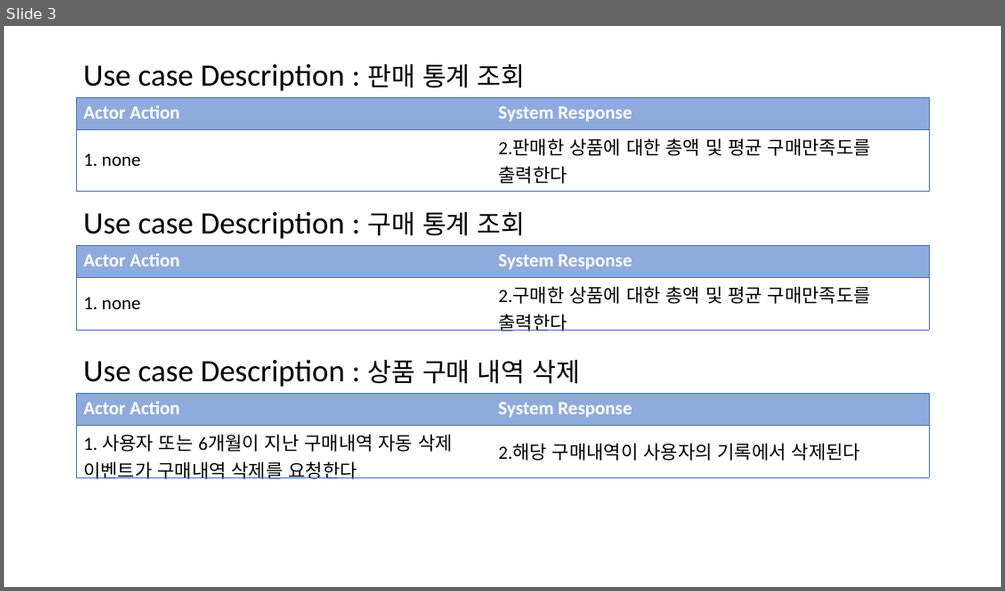
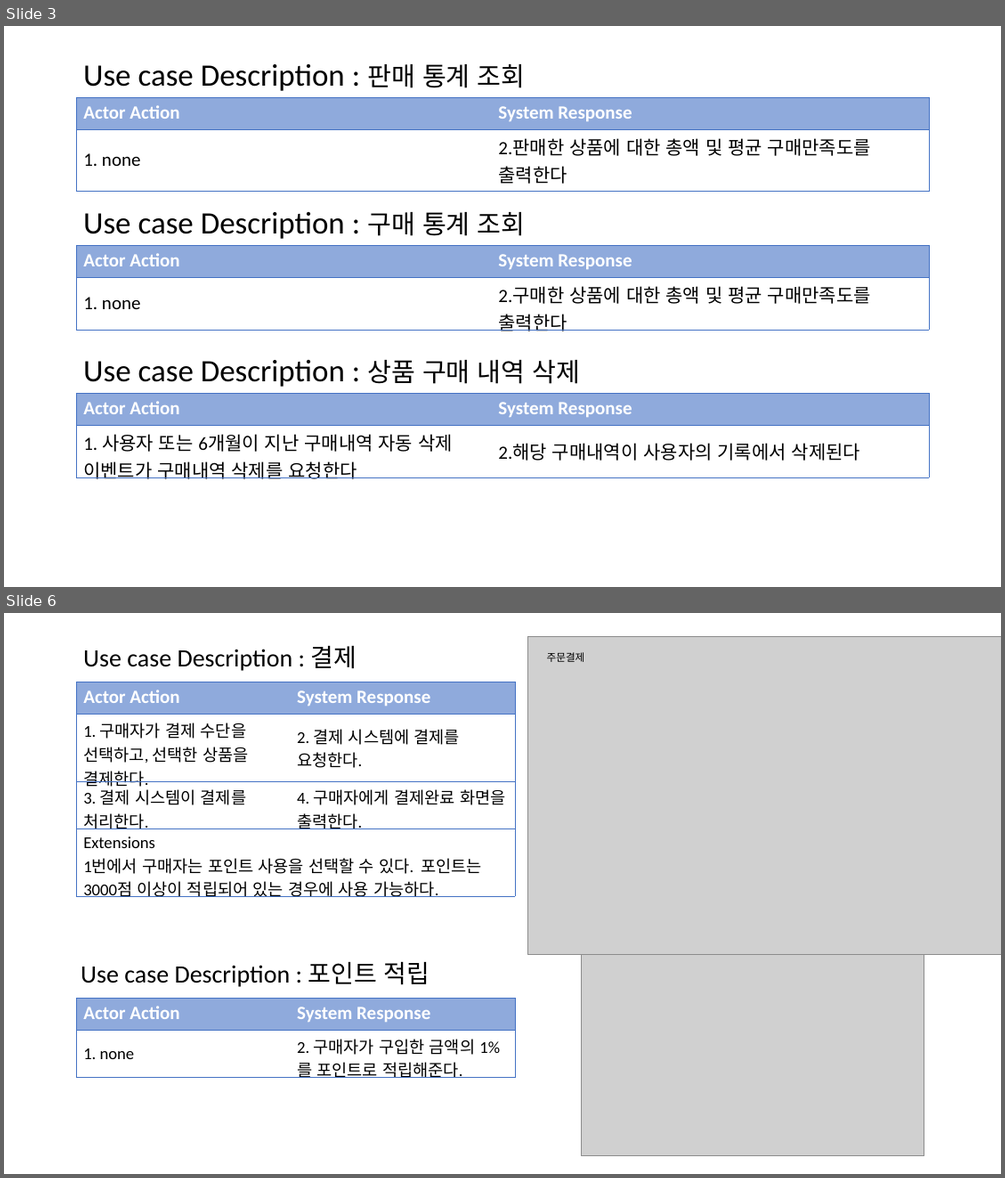
Before and after one commit to bbangnambong/RequirementCapturing, a slide deck: Use case Description.pptx. Shown one above the other, each under a label of ours: slide 3 before the commit, slides 3 and 6 after it; the slides between them are not shown. The pictures are 1005x591 and 1005x1178 pixels, drawn with LibreOffice and Linux fonts; fonts in the diff are those of the drawing; grey boxes stand for pictures. Boxes give left, top, right and bottom in pixels: in the first picture for what was removed or moved away, otherwise in the second. Text is boxed around its words. In the diff, an @@ line names an element or a change of style, - is before the commit and + after.

```diff
--- a/Use case Description.pptx
+++ b/Use case Description.pptx
@@ slide 6 added at bbox=[4, 613, 1001, 1174], background #FFFFFF @@
@@ picture added at bbox=[528, 637, 1001, 955] @@
@@ text added at bbox=[83, 645, 357, 671], 24 pt, text #000000 @@
+Use case Description : 결제
@@ text added at bbox=[547, 652, 585, 662], 10 pt, text #000000 @@
+주문결제
@@ table added at bbox=[76, 682, 515, 916], 4 rows, 2 columns @@
+Actor Action | System Response
+1. 구매자가 결제 수단을 선택하고, 선택한 상품을 결제한다. | 2. 결제 시스템에 결제를 요청한다.
+3. 결제 시스템이 결제를 처리한다. | 4. 구매자에게 결제완료 화면을 출력한다.
+Extensions / 1번에서 구매자는 포인트 사용을 선택할 수 있다. 포인트는 3000점 이상이 적립되어 있는 경우에 사용 가능하다. | 
@@ picture added at bbox=[582, 955, 924, 1156] @@
@@ text added at bbox=[81, 961, 430, 987], 24 pt, text #000000 @@
+Use case Description : 포인트 적립
@@ table added at bbox=[76, 998, 515, 1081], 2 rows, 2 columns @@
+Actor Action | System Response
+1. none | 2. 구매자가 구입한 금액의 1%를 포인트로 적립해준다.
```
Also in this commit, not shown: 3 slides changed, 1 other slide added.
